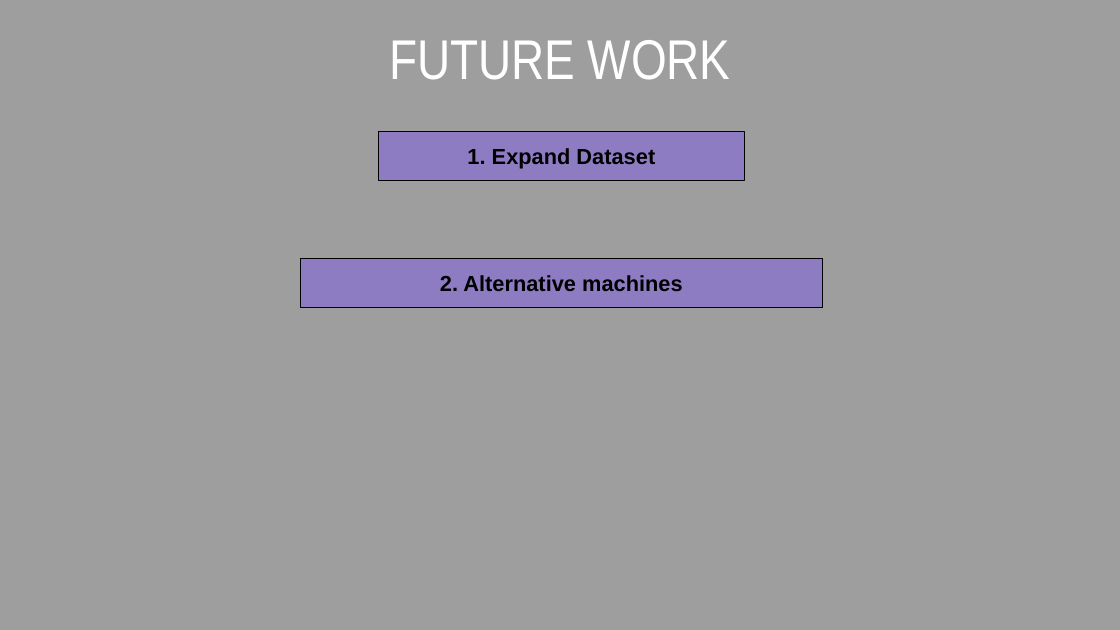
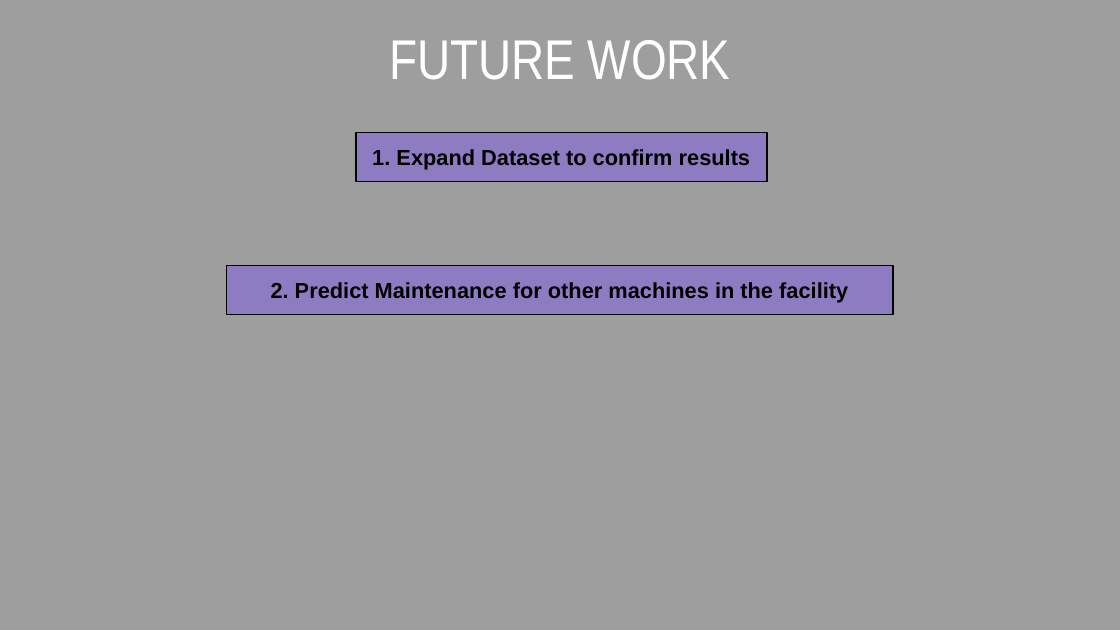
Before and after one commit to tfuger10/Machine-Predictive-Maintenance, a slide deck: slide 11 of Machine-Predictive-Maintenance.pptx (slide 9 before the commit). Drawn at 1120x630 pixels with LibreOffice and Linux fonts; fonts in the diff are those of the drawing. Boxes give left, top, right and bottom in pixels: in the first picture for what was removed or moved away, otherwise in the second. Text is boxed around its words. In the diff, an @@ line names an element or a change of style, - is before the commit and + after.

```diff
--- a/Machine-Predictive-Maintenance.pptx
+++ b/Machine-Predictive-Maintenance.pptx
@@ rectangle "1. Expand Dataset to confirm ...": place and size @@
-rectangle "1. Expand Dataset to confirm ..." at bbox=[379, 131, 745, 180]
+rectangle "1. Expand Dataset to confirm ..." at bbox=[356, 132, 767, 181]
@@ text in rectangle at bbox=[372, 149, 750, 169]: text changed @@
-1. Expand Dataset
+1. Expand Dataset to confirm results
@@ rectangle "2. Predict Maintenance for other ...": place and size @@
-rectangle "2. Predict Maintenance for other ..." at bbox=[300, 259, 822, 308]
+rectangle "2. Predict Maintenance for other ..." at bbox=[227, 265, 894, 315]
@@ text in rectangle at bbox=[271, 282, 848, 303]: text changed @@
-2. Alternative machines
+2. Predict Maintenance for other machines in the facility
```
Also in this commit, not shown: 5 other slides changed, 3 slides added, 2 slides removed, 4 other files.
